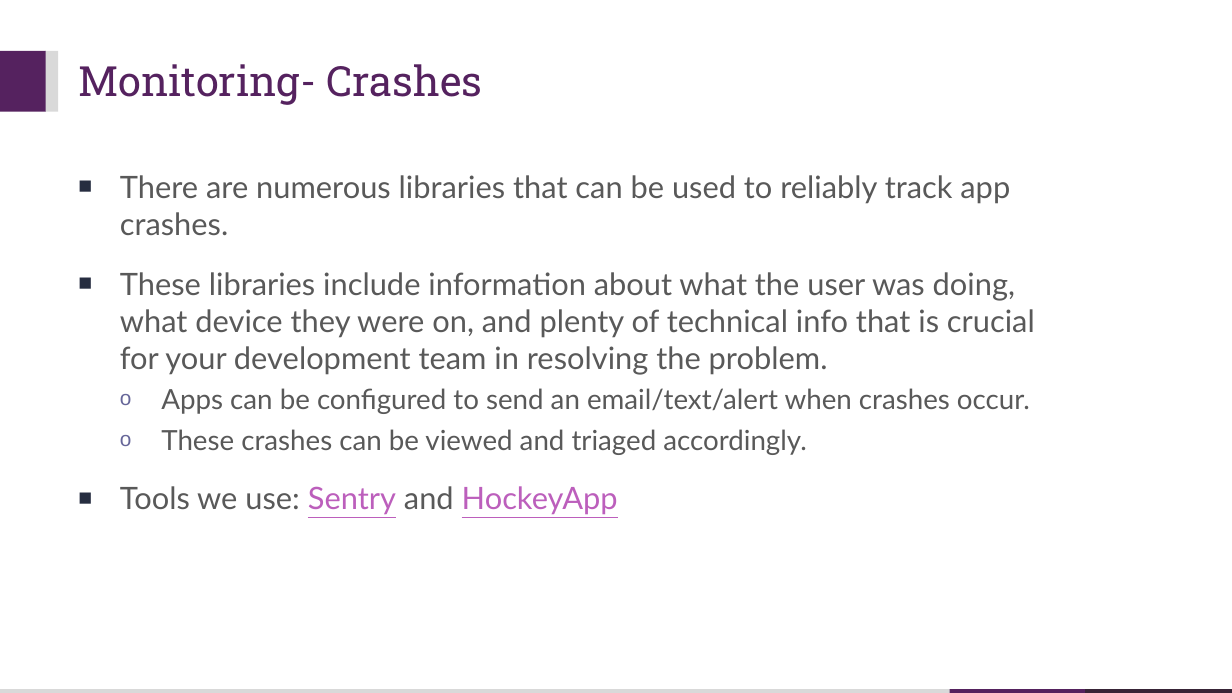
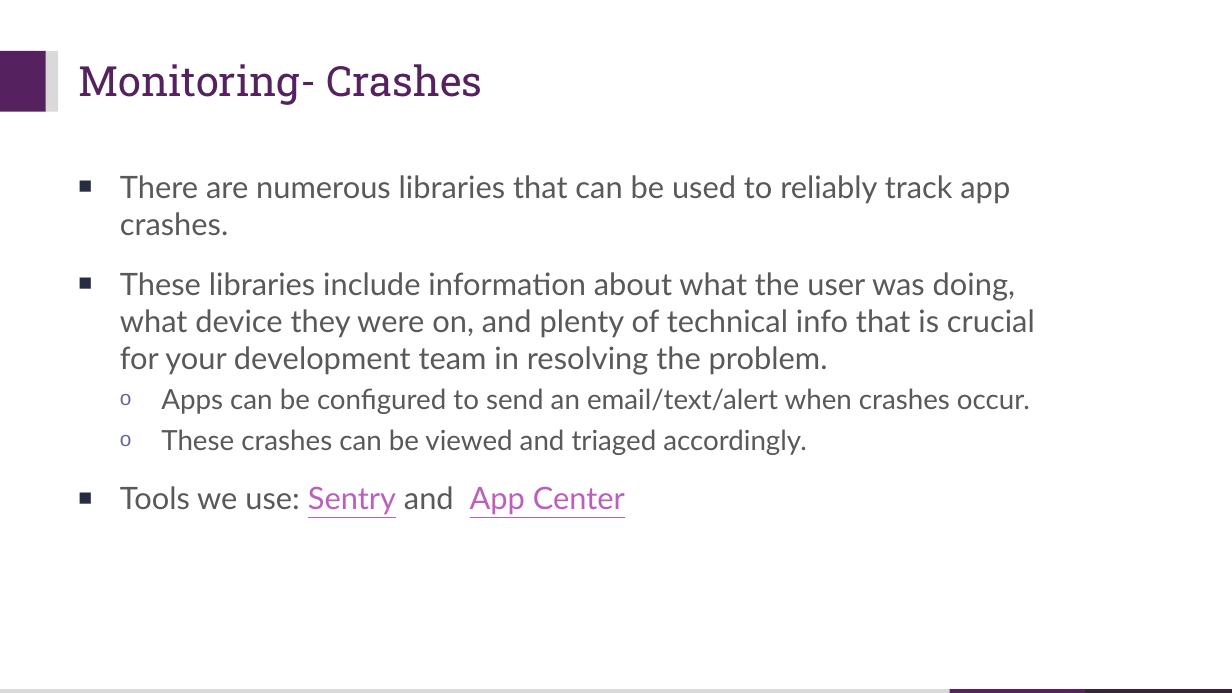
Before and after one commit to walkman617/IMD, a slide deck: slide 63 of Presentation/Pre1.2 MAD Process.pptx. Drawn at 1232x693 pixels with LibreOffice and Linux fonts; fonts in the diff are those of the drawing. Boxes give left, top, right and bottom in pixels: in the first picture for what was removed or moved away, otherwise in the second. Text is boxed around its words. In the diff, an @@ line names an element or a change of style, - is before the commit and + after.

```diff
--- a/Presentation/Pre1.2 MAD Process.pptx
+++ b/Presentation/Pre1.2 MAD Process.pptx
@@ text at box(120, 486, 625, 515): text changed @@
-■ Tools we use: Sentry and HockeyApp
+■ Tools we use: Sentry and App Center
```
Also in this commit, not shown: 2 other slides changed.
